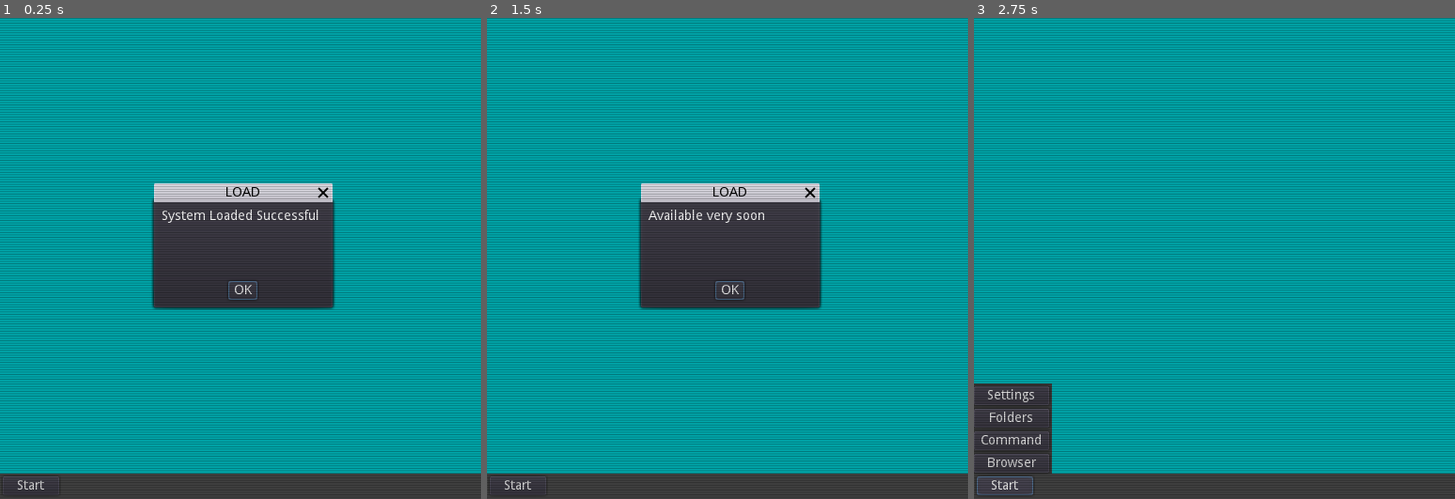
Above: before the commit, frames 1-3 (left to right).
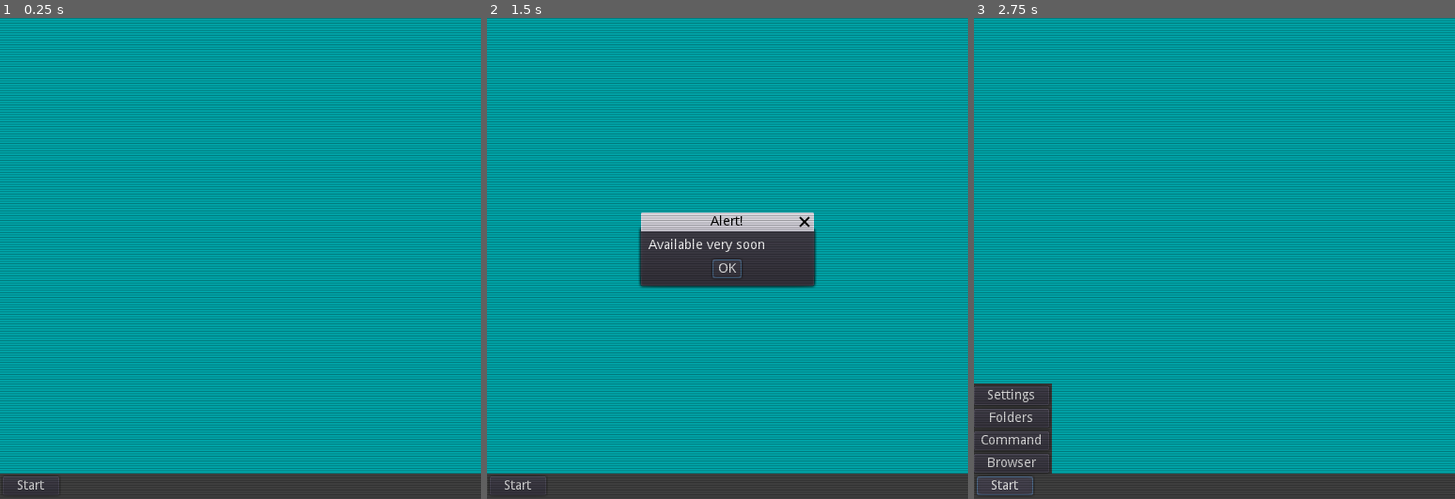
Above: after the commit, the same moments.

Repository: soykhaler/tinyComputer
Game: Godot game, scene res://main.tscn
Same seed, same stepped clock (60 frames per second), same inputs: the game is played once before the commit and once after it.
Inputs:
- Up to frame 1 (0.25 s): no input
- Up to frame 2 (1.5 s): click "Start" at 0.5 s; click "Browser" at 1.25 s
- Up to frame 3 (2.75 s): click "Start" at 2 s

The runs differ from the first frame. In frame 1, 9.9% of the frame differs, in the area x 31-70%, y 34-61%; in frame 2, 6.0%; in frame 3, nothing differs.

Commit message:
core functions on main and delete deprecated showMessage function

Diff:
--- a/core.gd
+++ b/core.gd
@@ -7,3 +7,7 @@
 	pass
 func showMessage(message: String) -> void:
 	window.dialog_text = message
+func displayAlert(message: String) -> void:
+	get_tree().get_root().add_child(window)
+	window.popup_centered()
+	window.dialog_text = message
--- a/main.gd
+++ b/main.gd
@@ -1,9 +1,6 @@
 extends Control
-func showMessage(message: String) -> void:
-	$AcceptDialog.dialog_text = message
-	$AcceptDialog.popup()
 func _ready():
-	showMessage("System Loaded Successful")
+	core.showMessage("System Loaded Successful")
 	HideStartMenu()
 func _on_Button_pressed():
 	StartMenu()
@@ -13,13 +10,11 @@
 	$StartMenu.visible = false;
 func _on_Settings_pressed():
 	HideMenu()
-	$AcceptDialog.popup()
-	showMessage("Available very soon")
+	core.displayAlert("Available very soon")
 	$beep.play()
 func _on_Folders_pressed():
 	HideMenu()
-	$AcceptDialog.popup()
-	showMessage("Available very soon")
+	core.displayAlert("Available very soon")
 	$beep.play()
 func _on_Command_pressed():
 	HideMenu()
@@ -29,8 +24,7 @@
 	$beep.play()
 func _on_Browser_pressed():
 	HideMenu()
-	$AcceptDialog.popup()
-	showMessage("Available very soon")
+	core.displayAlert("Available very soon")
 	$beep.play()
 func HideStartMenu():
 	$StartMenu.visible = false;
